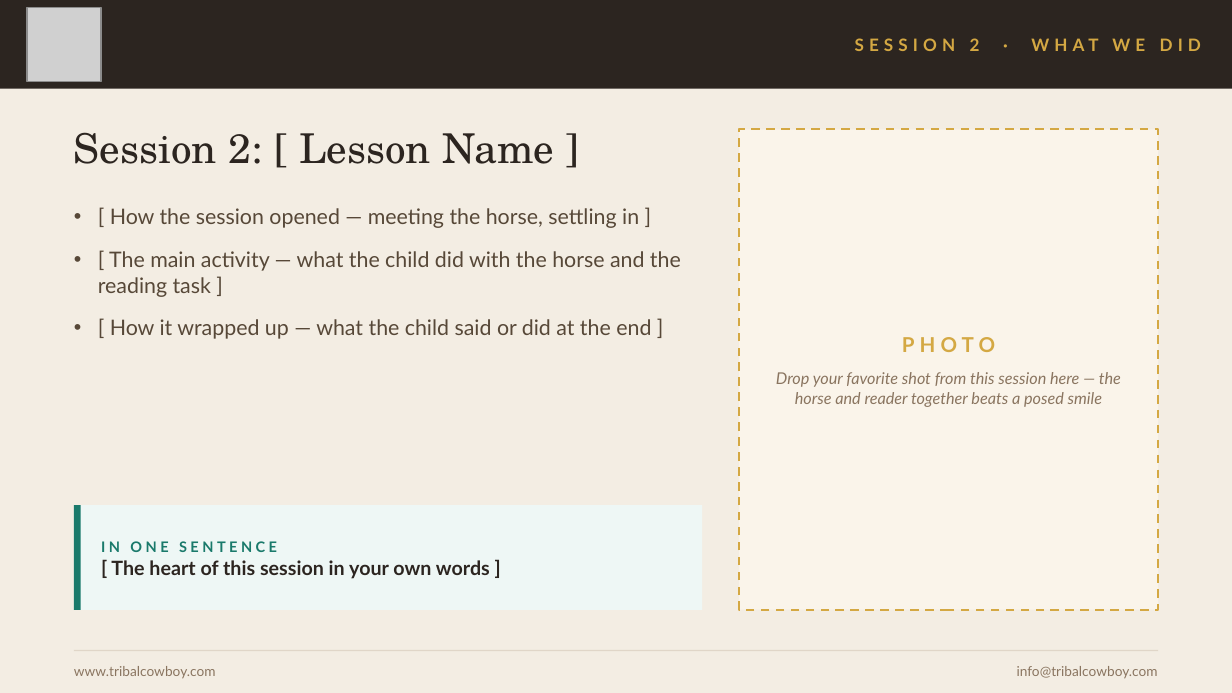
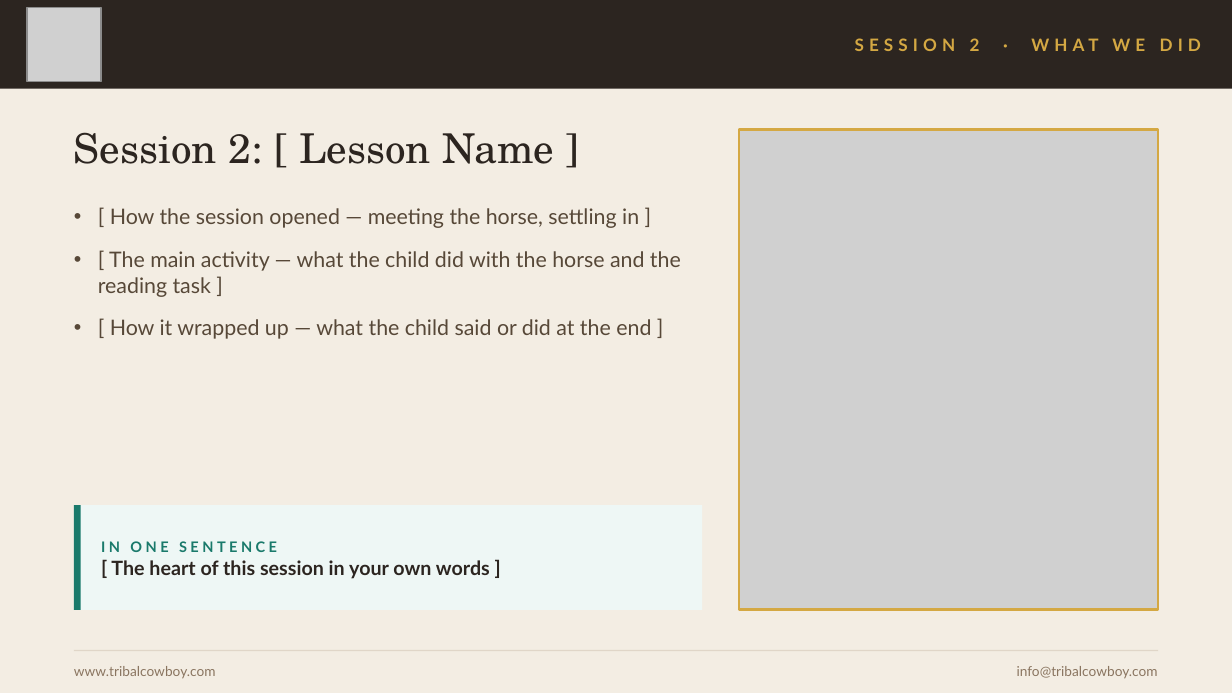
Before and after one commit to mrshuffhines-byte/tribal-cowboy-webhook, a slide deck: slide 5 of content/presentations/HPR-Class4-Practice-Sessions.pptx. Drawn at 1232x693 pixels with LibreOffice and Linux fonts; fonts in the diff are those of the drawing; grey boxes stand for pictures. Boxes give left, top, right and bottom in pixels: in the first picture for what was removed or moved away, otherwise in the second. Text is boxed around its words. In the diff, an @@ line names an element or a change of style, - is before the commit and + after.

```diff
--- a/content/presentations/HPR-Class4-Practice-Sessions.pptx
+++ b/content/presentations/HPR-Class4-Practice-Sessions.pptx
@@ rectangle at (x1=739, y1=129, x2=1158, y2=610): fill #FAF4EA to none; outline #D4A843 1.25 pt dashed to #D4A843 1.5 pt @@
@@ picture added at (x1=739, y1=129, x2=1158, y2=610) @@
@@ text removed at (x1=776, y1=337, x2=1121, y2=407) @@
-PHOTO
-Drop your favorite shot from this session here — the horse and reader together beats a posed smile
```
Also in this commit, not shown: 1 other slide changed.
